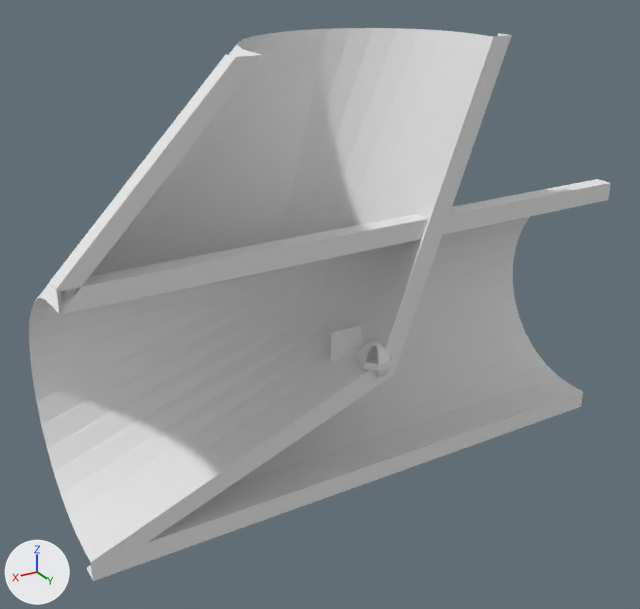
One commit to the Blender file Design/Controls-assets/Tubes.blend: the scene before it, then after it.
Rendered twice from a 50 mm camera at (120.0, 175.5, 105.3) aimed at (7.8, -11.5, 11.8). Lighting does not change. The marker at lower left points along +X, +Y and +Z.

The first picture shows 'CurveTube', 'StraightTube', 'Torch'.
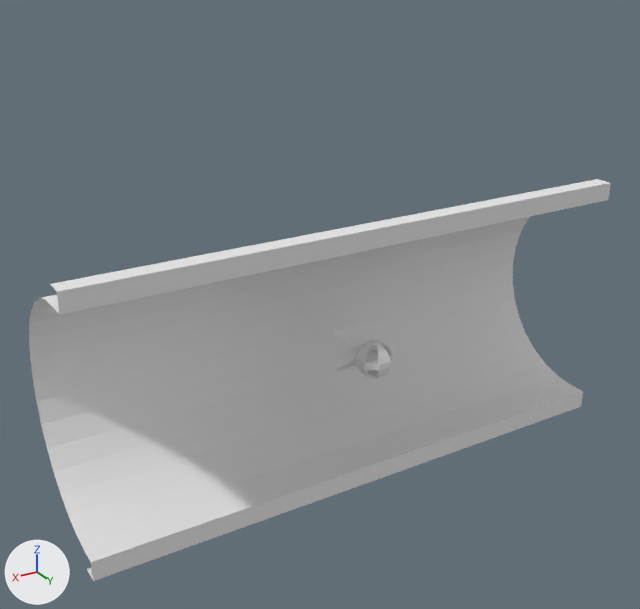
Where the change shows, as pixel boxes (x1, y1, x2, y2) in the pictures (640 x 609 px):
'CurveTube', hidden
    before: (33, 28, 512, 579)

The edits, one by one:
Object 'CurveTube' (ob_curvetube) is now hidden.
